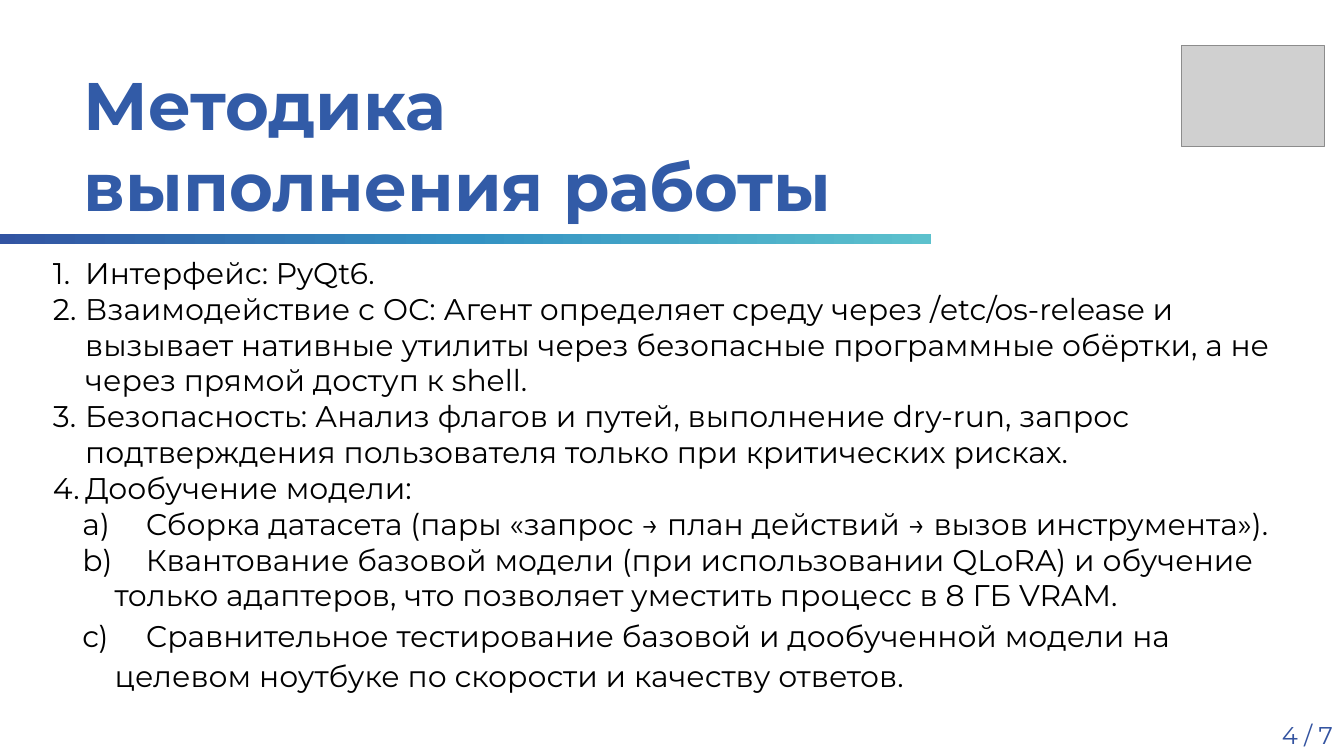
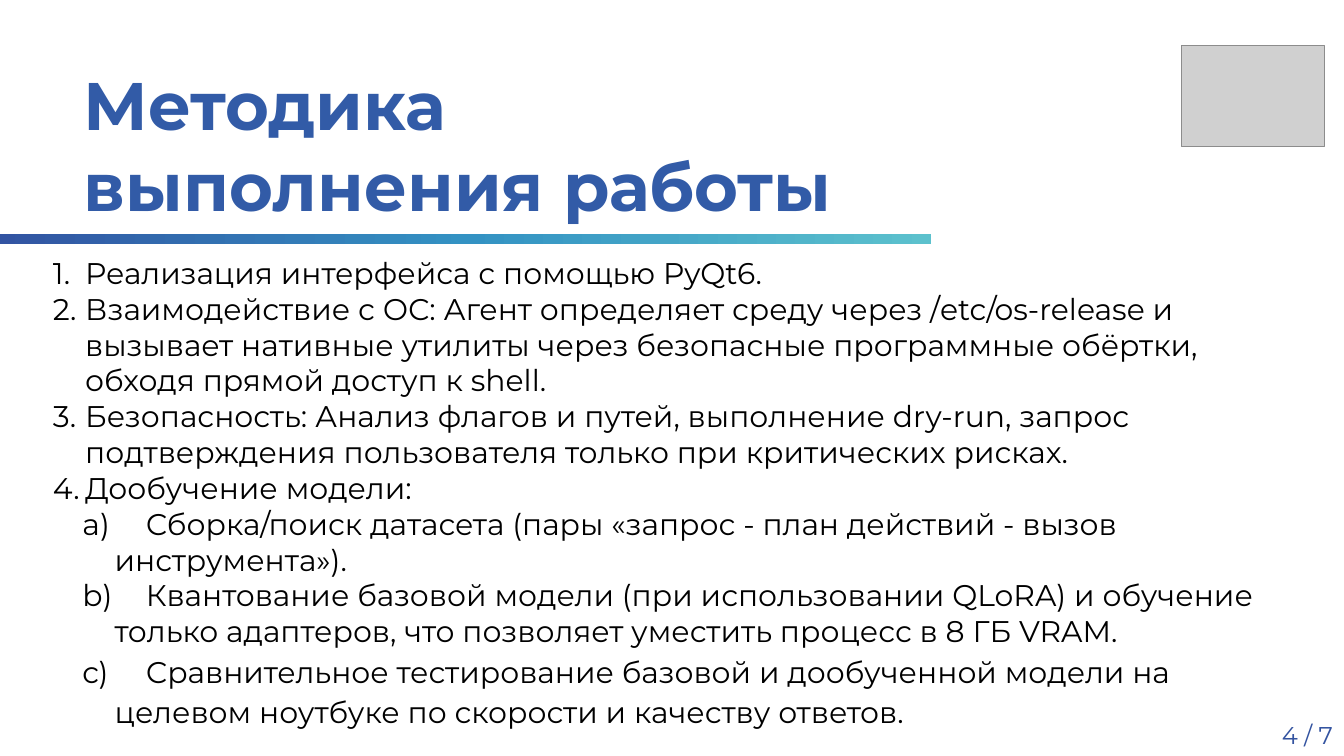
Before and after one commit to Op1xx/TuxAgent, a slide deck: slide 4 of docs/Защита идеи ПД ТП 2026.pptx. Drawn at 1344x756 pixels with LibreOffice and Linux fonts; fonts in the diff are those of the drawing; grey boxes stand for pictures; background and template pictures are left out. Boxes give left, top, right and bottom in pixels: in the first picture for what was removed or moved away, otherwise in the second. Text is boxed around its words. In the diff, an @@ line names an element or a change of style, - is before the commit and + after.

```diff
--- a/docs/Защита идеи ПД ТП 2026.pptx
+++ b/docs/Защита идеи ПД ТП 2026.pptx
@@ text at box(85, 261, 1197, 397): text changed @@
-1. Интерфейс: PyQt6.
-2. Взаимодействие с ОС: Агент определяет среду через /etc/os-release и вызывает нативные утилиты через безопасные программные обёртки, а не через прямой доступ к shell.
+1. Реализация интерфейса с помощью PyQt6.
+2. Взаимодействие с ОС: Агент определяет среду через /etc/os-release и вызывает нативные утилиты через безопасные программные обёртки, обходя прямой доступ к shell.
@@ text at box(115, 510, 1116, 577): text changed @@
-  a) Сборка датасета (пары «запрос → план действий → вызов инструмента»).
+  a) Сборка/поиск датасета (пары «запрос - план действий - вызов инструмента»).
```
Also in this commit, not shown: 5 other slides changed, 1 slide added, 23 other files.
